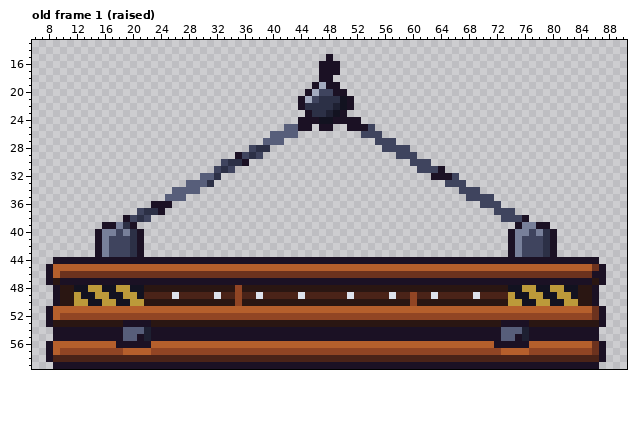
A pixel-art file gets an edit: assets/source/props/stop_frame/prop_stop_frame.ase. Above: the version before the commit.
96x60 pixels, 2 frames. Shown: old frame 1 (raised): x 6..90, y 13..59. The commit also changed other frames, which this record leaves out.
The result:
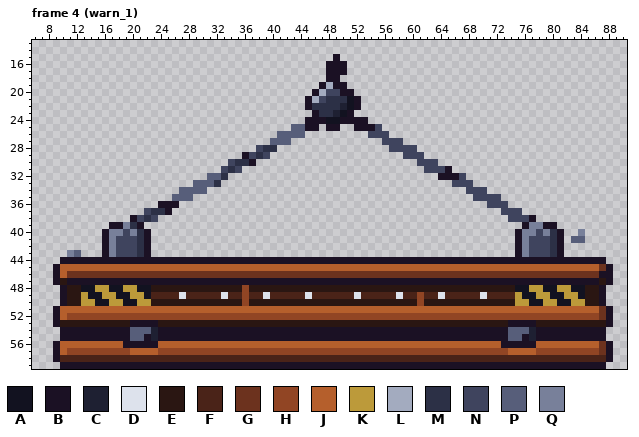
Palette (. is transparent): A #121220  B #1b1124  C #1e2032  D #dde2ec  E #2a1612  F #4a2318  G #6c321e  H #914524  J #b55f2c  K #bc9a3a  L #a3abbf  M #2c3046  N #3f445e  P #575e7a  Q #78809a
A new or re-ordered frame is compared with the old frame closest to it.
Change:
frames 2 -> 5
Changed rows in their new state; - is an unchanged pixel.
Frame 4 (warn_1) is new; against old frame 1 (raised):
first column x 8:
15 ----------------------------------------.B---------------------------------------
16 ---------------------------------------.--B--------------------------------------
17 ---------------------------------------.--B--------------------------------------
18 ---------------------------------------.-B---------------------------------------
19 --------------------------------------.BL-B--------------------------------------
20 -------------------------------------.BL-N-B-------------------------------------
21 ------------------------------------.BLN--MAB------------------------------------
22 ------------------------------------.B---MCAB------------------------------------
23 -------------------------------------.B-MCAB-------------------------------------
24 ------------------------------------.--B-A---B-----------------------------------
25 ----------------------------------.-P-B.-B-.--BN---------------------------------
26 --------------------------------.---P--------.--N--------------------------------
27 -------------------------------.--P------------.--N------------------------------
28 -----------------------------.N-M---------------.---N----------------------------
29 ---------------------------.BNMN------------------.--N---------------------------
30 -------------------------.N-MB----------------------.--N-------------------------
31 ------------------------.NMN-------------------------.--NB-----------------------
32 ----------------------.-PM-----------------------------.--BN---------------------
33 --------------------.--PM--------------------------------.--N--------------------
34 ------------------.---P------------------------------------.--N------------------
35 -----------------.--P---------------------------------------.---N----------------
36 ---------------.--B-------------------------------------------.--N---------------
37 -------------.N-MB----------------------------------------------.--N-------------
38 -----------.BNMN-------------------------------------------------.--NB-----------
39 --------.-BQMB-----------------------------------------------------.B-Q-B--------
40 -------.B-QNQMB---------------------------------------------------.B-QNQMB--Q----
41 -------.BQ--NMB---------------------------------------------------.BQ--NMB-PP----
42 -------.BQ--NMB---------------------------------------------------.BQ--NMB-------
43 ---QP--.BQ--NMB---------------------------------------------------.BQ--NMB-------
44 -.-----------------------------------------------------------------------------B-
45 .B----------------------------------------------------------------------------JGB
46 .BJ---------------------------------------------------------------------------G-B
47 .BE---------------------------------------------------------------------------BEB
48 -.B-E-A-K-A-K-A------------EH-------------------------------------E-A-K-A-K-A-EB-
49 -.B-EK-A-K-A-KA---FD----FD-FH-FD----FD-----FD----FD-FH-FD----FD---FK-A-K-A-KA-EB-
50 -.B-E-K-A-K-A-K------------EH-----------------------EH------------E-K-A-K-A-K-EB-
51 .B----------------------------------------------------------------------------JGB
52 .BJ---------------------------------------------------------------------------HGB
53 .B---------E---B-------------------------------------------------E---B---------EB
54 -.---------B--PC-------------------------------------------------B--PC---------B-
55 -.---------B-PBC-------------------------------------------------B-PBC---------B-
56 .B--------J----B------------------------------------------------J----B--------JGB
57 .BJ--------H---J-------------------------------------------------H---J--------HGB
58 .B-----------------------------------------------------------------------------FB
59 -.-----------------------------------------------------------------------------B-
